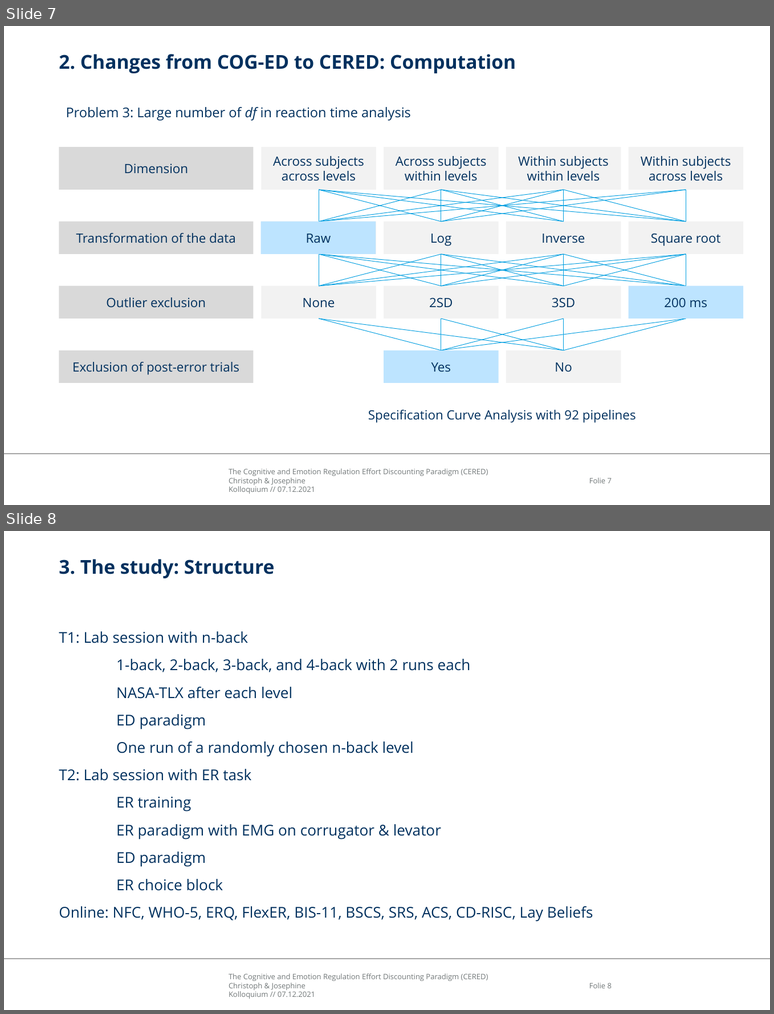
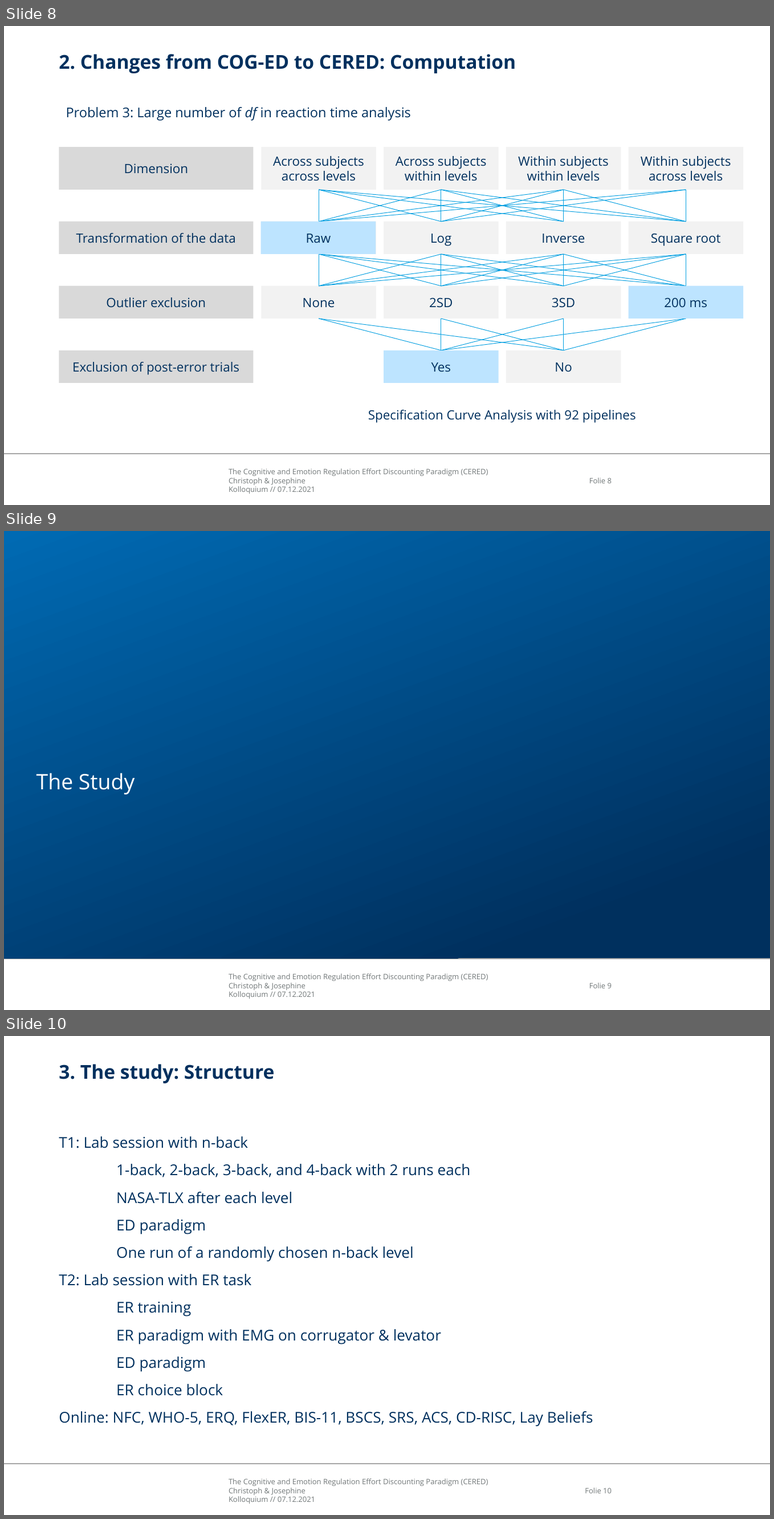
Before and after one commit to ChScheffel/CAD, a slide deck: 99_Thinktank/Talks/21-12-07_Kolloquium/CERED_Presentation.pptx. Shown one above the other, each under a label of ours: slides 7 and 8 before the commit, slides 8, 9 and 10 after it. The pictures are 774x1014 and 774x1519 pixels, drawn with LibreOffice and Linux fonts; fonts in the diff are those of the drawing; background and template pictures are left out. Boxes give left, top, right and bottom in pixels: in the first picture for what was removed or moved away, otherwise in the second. Text is boxed around its words. In the diff, an @@ line names an element or a change of style, - is before the commit and + after.

```diff
--- a/99_Thinktank/Talks/21-12-07_Kolloquium/CERED_Presentation.pptx
+++ b/99_Thinktank/Talks/21-12-07_Kolloquium/CERED_Presentation.pptx
@@ slide 9 added at [4, 531, 770, 1010], background #FFFFFF; not listed: 3 template elements that a slide beside it also shows @@
@@ rectangle added at [4, 531, 770, 956], fill gradient #00305E to #006AB3 @@
@@ rectangle added at [4, 531, 770, 958], fill gradient #00305E to #006AB3 @@
@@ rectangle added at [4, 531, 770, 956], fill gradient #00305E to #006AB3 @@
@@ text added at [36, 773, 135, 794], 20 pt, text #FFFFFF @@
+The Study
@@ what was slide 7 is now slide 8 @@
@@ page number at [589, 477, 612, 483]: text changed @@
-Folie 7
+Folie 8
@@ what was slide 8 is now slide 10 @@
@@ page number at [585, 1487, 612, 1493]: text changed @@
-Folie 8
+Folie 10
```
Also in this commit, not shown: 2 other slides added.
